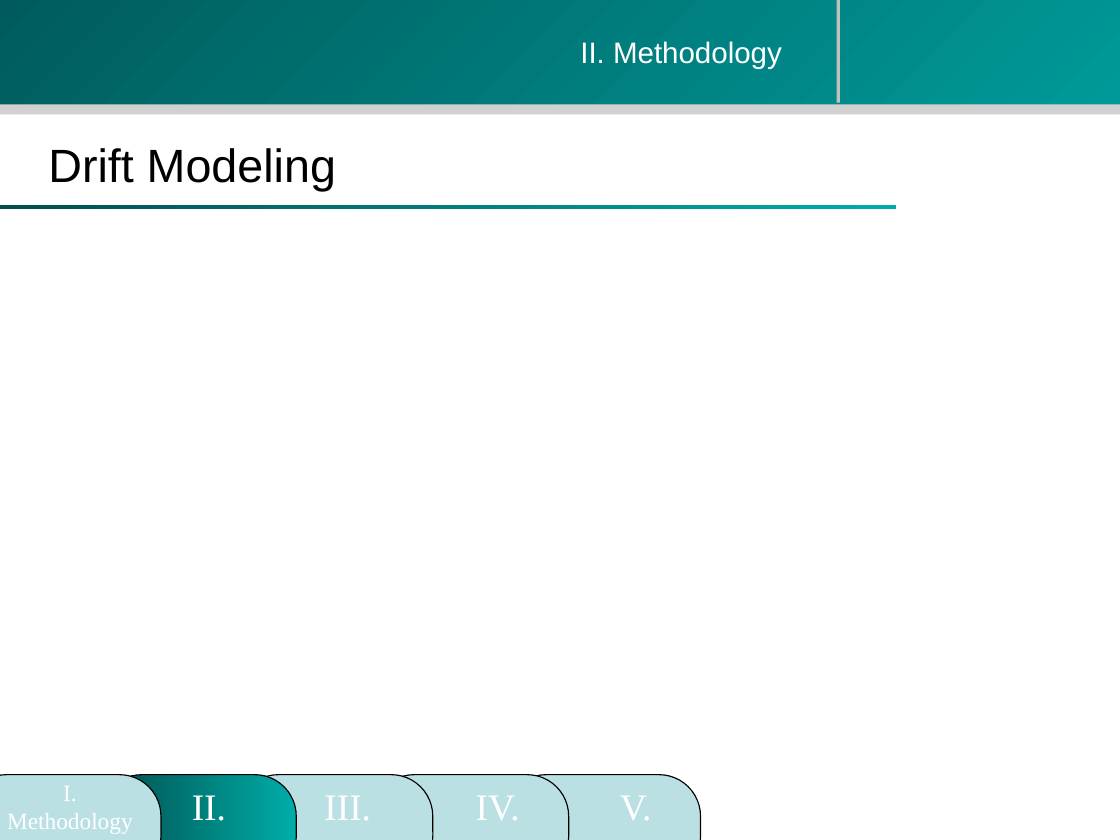
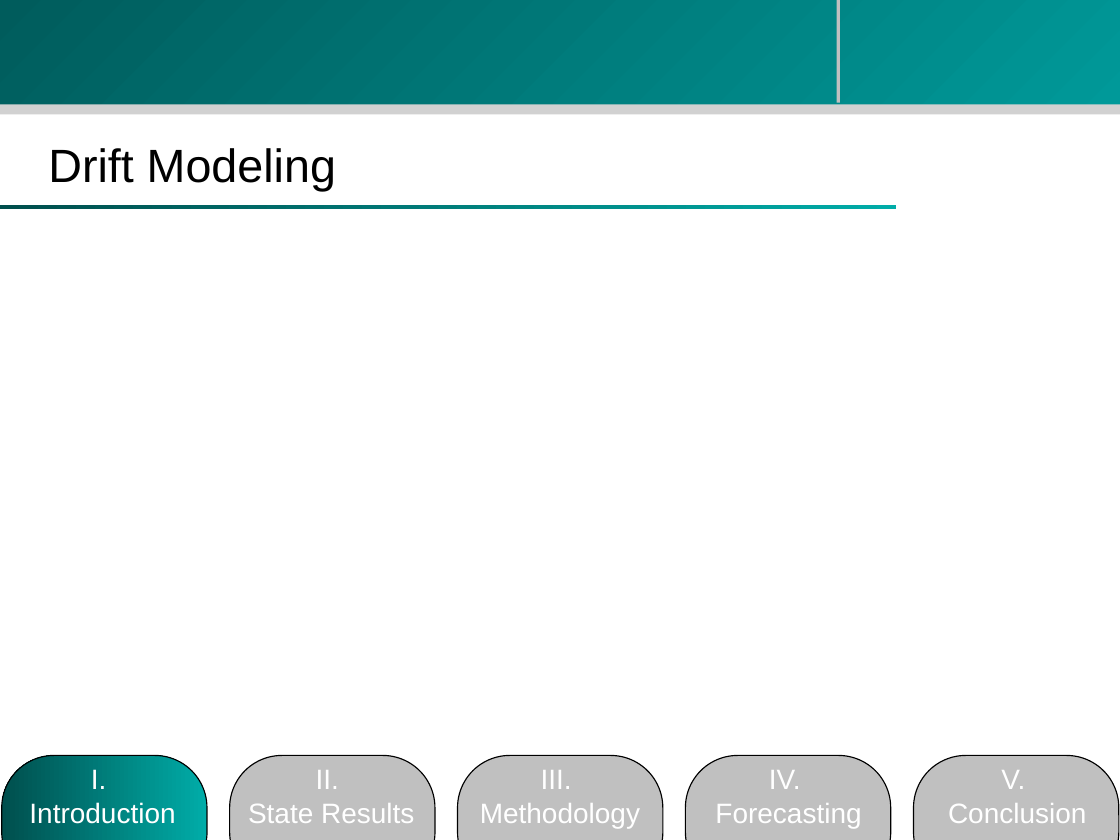
Before and after one commit to zhouzhenghui/svnrepository, a slide deck: slide 8 of SVNRepository/Presentation/M.Eng Final Presentation-take2.ppt. Drawn at 1120x840 pixels with LibreOffice and Linux fonts; fonts in the diff are those of the drawing; background and template pictures are left out. Boxes give left, top, right and bottom in pixels: in the first picture for what was removed or moved away, otherwise in the second. Text is boxed around its words. In the diff, an @@ line names an element or a change of style, - is before the commit and + after.

```diff
--- a/SVNRepository/Presentation/M.Eng Final Presentation-take2.ppt
+++ b/SVNRepository/Presentation/M.Eng Final Presentation-take2.ppt
@@ text removed at [580,41,782,68] @@
-II. Methodology
@@ rounded rectangle removed at [0,775,161,840] @@
@@ rounded rectangle: place and size @@
-rounded rectangle at [101,775,297,840]
+rounded rectangle at [2,755,207,840]
@@ text at [29,769,175,828]: text changed; size 15 to 18 pt; font Times New Roman to Arial @@
-I.
-Methodology
+I.
+Introduction
@@ rounded rectangle: place and size @@
-rounded rectangle at [236,775,432,840]
+rounded rectangle at [230,755,435,840]
@@ rounded rectangle at [230,755,435,840]: fill #BBE0E3 to #C0C0C0 @@
@@ text at [248,770,414,823]: text changed; size 24 to 18 pt; font Times New Roman to Arial @@
-II.
+II.
+State Results
@@ rounded rectangle removed at [373,775,569,840] @@
@@ rounded rectangle at [458,755,663,840]: fill #BBE0E3 to #C0C0C0 @@
@@ rounded rectangle: place and size @@
-rounded rectangle at [505,775,701,840]
+rounded rectangle at [458,755,663,840]
@@ text at [480,770,640,828]: text changed; size 24 to 18 pt; font Times New Roman to Arial @@
-III.
+III.
+Methodology
@@ rounded rectangle added at [685,755,890,840], fill #C0C0C0, outline #000000 0.74 pt @@
@@ text at [715,770,861,828]: text changed; size 24 to 18 pt; font Times New Roman to Arial @@
-IV.
+IV.
+Forecasting
@@ rounded rectangle added at [914,755,1119,840], fill #C0C0C0, outline #000000 0.74 pt @@
@@ text at [948,770,1086,823]: text changed; size 24 to 18 pt; font Times New Roman to Arial @@
-V.
+V.
+Conclusion
```
Also in this commit, not shown: 3 other slides changed, 1 slide added, 1 slide removed, 2 other files.
